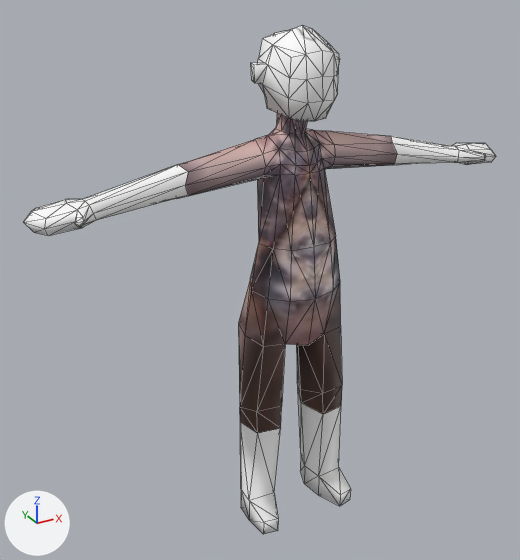
The glTF model assets/models/player.gltf: old version first, new version second.
Camera for both pictures: a camera (50 mm lens) standing at (-3.05, -5.01, 4.95) and looking at (-0.23, 0.12, 2.38). The axes (+X, +Y, +Z) are drawn at lower left. The lights are the same throughout. The older version comes first. Mesh edges are drawn as thin lines. Vertices at exactly the same position are counted once.

Objects in the first picture: 'body'.
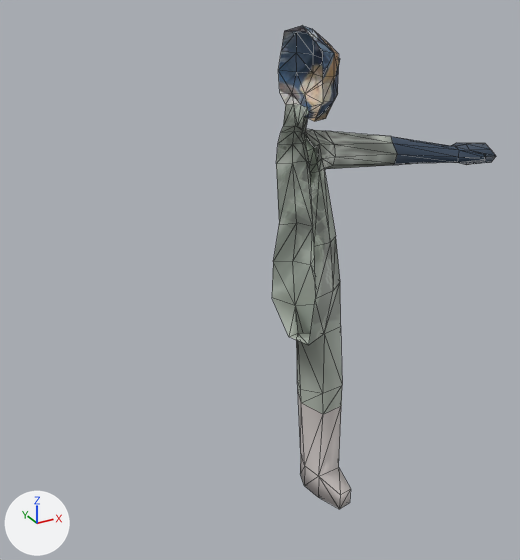
Where the newer file only moved an object's origin or applied its transform, the numbers keep the older frame.

Pixel boxes [x1, y1, x2, y2] of what changed, in the pictures (520 x 560 px):
'body', surface changed, reshaped (52% narrower)
    before: [24, 26, 496, 534]
    after: [272, 26, 496, 509]
part 1 of me_cube, cut back
    before: [24, 26, 323, 534]
part 2 of me_cube, recoloured
    before: [298, 26, 496, 506]
    after: [278, 26, 496, 509]

What the commit changed:
Picture 'chiba_01-1200x868' (img_chiba_01_1200x868) is new.
Picture 'butterfly_by_horusrogue_dasz41' (img_butterfly_by_horusrogue_dasz41) is new.
Material 'Material.001' (mat_material_001) changes its picture from img_download__27 to img_butterfly_by_horusrogue_dasz41.
Material 'Material.002' (mat_material_002) is new.
Its texture is img_chiba_01_1200x868.
me_cube is used by ob_body; location (0.0, 0.0, 2.313).
me_cube had 310 vertices, 616 faces and spanned x -2.2..2.2, y -0.45..0.31, z -2.29..2.2.
me_cube now has 168 vertices, 308 faces and spans x 0.0..2.2, y -0.45..0.31, z -2.31..2.2.
Part 1, on me_cube:
142 vertices are removed from x -2.2..-0.04, y -0.45..0.26, z -2.29..2.18.
308 faces are deleted.
5 vertices in x 0.23..0.5, y -0.45..0.18, z -2.28 move by (0.0, 0.0, -0.03).
3 vertices move from x 0.29..0.52, y -0.18..0.2, z -2.29..-2.27 to x 0.29..0.52, y -0.18..0.2, z -2.31.
me_cube part 2: 172 faces spanning x 0.0..2.2, y -0.45..0.24, z -2.31..2.2 switch from mat_material (picture img_fmuzqw9amaek0bt) to mat_material_002 (picture img_chiba_01_1200x868).
